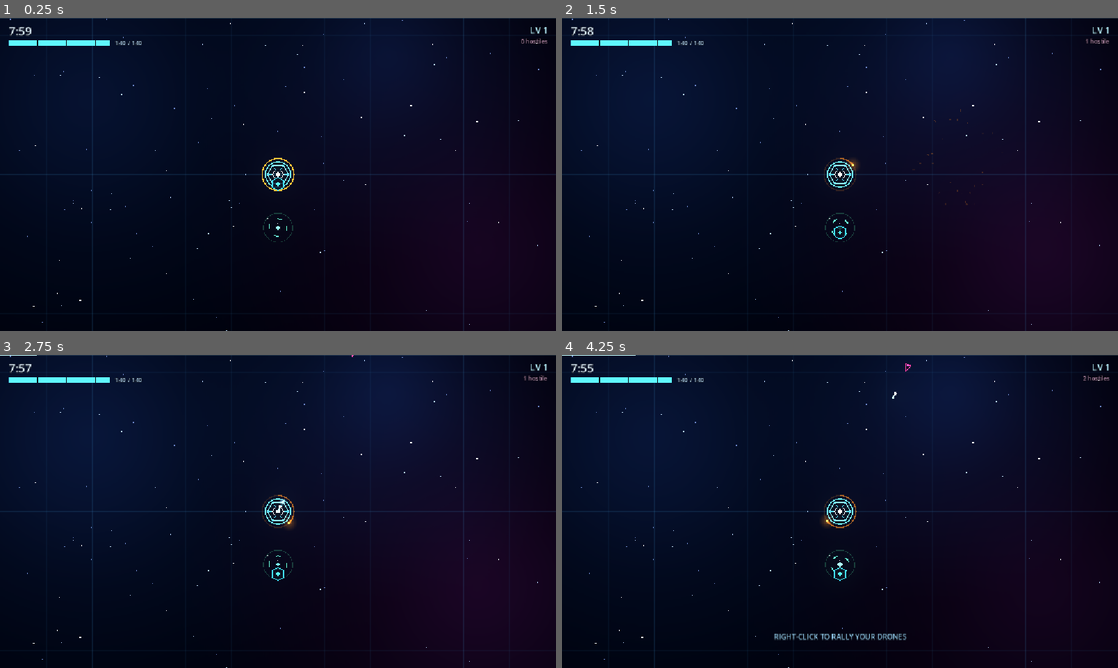
Above: before the commit, frames 1-4 (two rows, left to right).
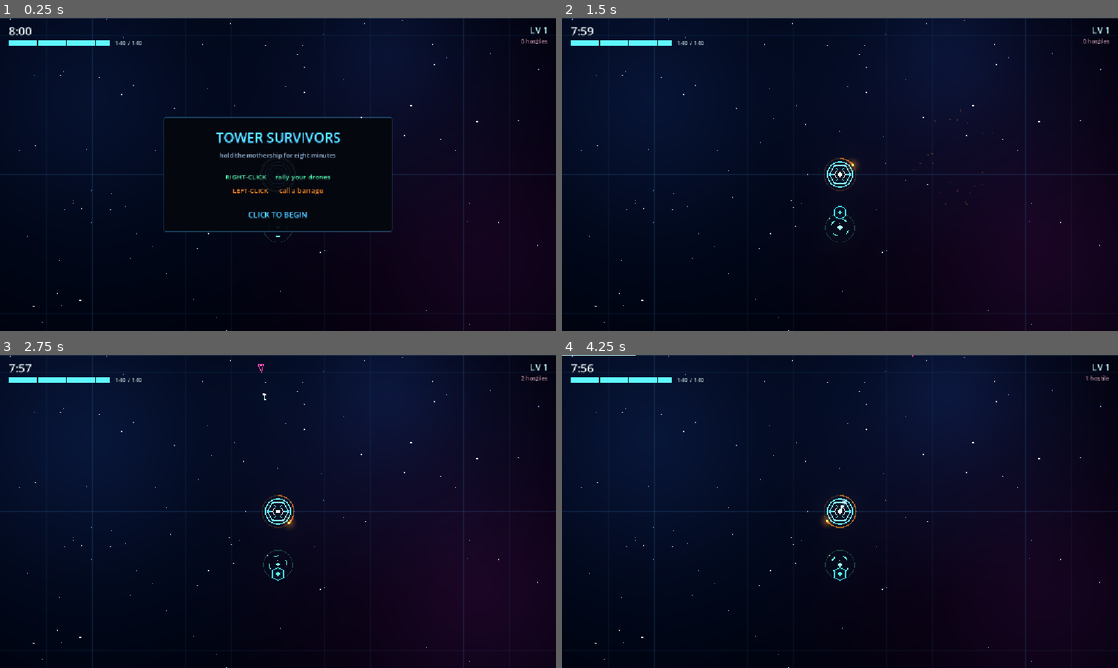
Above: after the commit, the same moments.

Repository: tapiokdev/squadron-concept-game
Game: Godot game, scene res://main.tscn
Two runs of this game, one before a commit and one after it. Both use one fixed random seed, a clock stepped at 60 frames per second and the inputs below.
Inputs (mouse positions are in pixels of both pictures, inside the frame that each line leads up to):
- Up to frame 1 (0.25 s): no input
- Up to frame 2 (1.5 s): tap Enter at 0.5 s; move the mouse to (962, 158) at 0.52 s; click (962, 158) at 0.67 s; drag from (728, 190) to (812, 237) at 1.27 s
- Up to frame 3 (2.75 s): move the mouse to (333, 442) at 2.02 s; click (333, 442) at 2.17 s
- Up to frame 4 (4.25 s): drag from (812, 574) to (673, 464) at 2.77 s; move the mouse to (1006, 558) at 3.52 s; click (1006, 558) at 3.67 s

The runs differ from the first frame. In frame 1, 2.6% of the frame differs, in the area x 1-71%, y 2-70%; in frame 2, 0.1%; in frame 3, 0.1%; in frame 4, 0.4%.

Commit message:
Gate the run behind a click, and let a finished run start another
Three pieces of shell the web build needs before it is worth looking at.

A click-to-begin screen, which exists for the browser rather than for
ceremony: a page will not start an audio context until it has had a real
user gesture, and the canvas does not take mouse or keyboard focus until it
is clicked. Without it the first run opens silent and unfocused — the whole
SFX pass hidden behind something that reads as "no sound". The gate is the
paused tree rather than a flag, so nothing in the run has ticked when the
player finally clicks and the timer starts at a genuine zero however long
the page sat there. It doubles as the one place the controls are stated
outright, rather than taught one at a time by the in-run prompts.

It listens on _input and marks the event handled, because the barrage also
listens for a left click and sibling input order is not worth relying on —
otherwise the click that starts the run immediately spends it. Verified:
after starting, has_cast is still false.

A restart, by reloading the scene rather than unpicking state by hand.
Everything in a run lives on these nodes, and the three static singletons
each clear themselves only if they are still the current one, so the
handover is clean — confirmed all three still resolve after a reload. The
prompt arms on a timer, because a run ends mid-fight and the click that
killed the last hostile should not take the result screen with it. The
squad's and barrage's input is switched off at the same moment so the
restarting click cannot also call a barrage over the wreck.

And the debug print at the end of a run is gone.

One thing found while testing: a run ending while the level-up screen was
open left the result buried under a choice that no longer applied, with the
tree paused behind a dead tower. The screen pauses the tree, so nothing in
normal play can reach it — but it is one call to make safe, so LevelUpScreen
grew a dismiss() and _end_run uses it.

Co-Authored-By: Claude Opus 5 <noreply@anthropic.com>

Diff:
--- a/main.tscn
+++ b/main.tscn
@@ -16,6 +16,7 @@
 [ext_resource type="Script" uid="uid://qhrd1qio6xrm" path="res://scripts/fx/fx_layer.gd" id="13_w48qg"]
 [ext_resource type="Script" uid="uid://cmlyvg1boj2c4" path="res://scripts/fx/game_camera.gd" id="14_vivmo"]
 [ext_resource type="Script" uid="uid://bfc782dtykup5" path="res://scripts/fx/sfx.gd" id="16_2cqfq"]
+[ext_resource type="Script" uid="uid://cnojmx6kwstgs" path="res://scripts/start_screen.gd" id="17_yaehf"]
 
 [node name="Main" type="Node2D" unique_id=2138863706]
 script = ExtResource("1_0xm2m")
@@ -64,3 +65,6 @@
 
 [node name="Sfx" type="Node" parent="." unique_id=908569530]
 script = ExtResource("16_2cqfq")
+
+[node name="StartScreen" type="CanvasLayer" parent="." unique_id=2085837171]
+script = ExtResource("17_yaehf")
--- a/scripts/level_up_screen.gd
+++ b/scripts/level_up_screen.gd
@@ -212,7 +212,14 @@
 
 func _on_pick(opt: Dictionary) -> void:
 	opt.apply.call()
+	dismiss()
+	choice_made.emit()
+
+## Close without taking anything. Picking is the normal way out, but a run
+## that ends while this is open would otherwise leave the result banner
+## buried under a choice that no longer matters, and the tree paused behind
+## a dead tower.
+func dismiss() -> void:
 	set_process(false)
 	visible = false
 	get_tree().paused = false
-	choice_made.emit()
--- a/scripts/main.gd
+++ b/scripts/main.gd
@@ -16,6 +16,11 @@
 ## regardless. This exists only so a shipped build cannot hang on one
 ## straggler that somehow never arrives.
 const MOP_UP_TIMEOUT := 60.0
+## Beat between the result appearing and the restart accepting input. A run
+## ends in the middle of a fight the player is still clicking through, and
+## without this the click that killed the last hostile takes the result
+## screen with it.
+const RESTART_ARM_DELAY := 0.9
 
 @onready var enemy_pool: EnemyPool = $EnemyPool
 @onready var projectile_pool: ProjectilePool = $ProjectilePool
@@ -37,6 +42,7 @@
 ## thirty seconds are the run's climax rather than a lap of honour.
 var mopping_up := false
 var _mop_up_left := 0.0
+var _restart_armed := false
 
 ## XP curve tuned so a meaningful build (both drone types, stacking,
 ## 1-2 weapon upgrades) is assembled by the ~min 5 elite. Tune freely.
@@ -69,6 +75,11 @@
 	# Free starting drone so the rally-point mechanic is engaged
 	# immediately (brief: first offer drone-only OR free start).
 	squad.try_add_drone(BASTION)
+	# Prime the readout. The start screen pauses the tree before any of this
+	# runs, so without one push the panel sits over an empty bar frame with
+	# no timer and no numbers.
+	hud.update_run(run_duration, tower.hp, tower.max_hp,
+		level, xp, xp_to_next(), 0)
 
 func _process(delta: float) -> void:
 	if run_over:
@@ -158,6 +169,11 @@
 	mopping_up = false
 	spawner.active = false
 	hud.hide_hint()
+	# The level-up screen pauses the tree, so a run cannot normally end while
+	# it is open — but if one ever did, the result would sit buried under a
+	# choice that no longer applies, with the tree paused behind a dead tower.
+	if level_up_screen.visible:
+		level_up_screen.dismiss()
 	var survived := int(elapsed)
 	var total := int(run_duration)
 	# _process bails once the run is over, so push the final numbers in
@@ -172,4 +188,29 @@
 		hud.show_result("MOTHERSHIP DESTROYED\nsurvived %d:%02d of %d:%02d" % [
 			survived / 60, survived % 60, total / 60, total % 60,
 		])
-	print("[run] over — %s at %ds" % ["won" if won else "lost", survived])
+	# The run's own input is spent. Left alone, the click that restarts would
+	# also call a barrage over the wreck on its way out.
+	squad.set_process_unhandled_input(false)
+	barrage.set_process_unhandled_input(false)
+	get_tree().create_timer(RESTART_ARM_DELAY).timeout.connect(
+			func() -> void:
+				_restart_armed = true
+				hud.show_hint("CLICK TO PLAY AGAIN"))
+
+## Reloading the scene rather than resetting state by hand: everything in a
+## run lives on these nodes, and the three static singletons (Sfx, FxLayer,
+## GameCamera) each clear themselves only if they are still the current one,
+## so a reload hands over cleanly.
+func _unhandled_input(event: InputEvent) -> void:
+	if not _restart_armed:
+		return
+	var go: bool = event is InputEventMouseButton and event.pressed
+	if event is InputEventKey and event.pressed and not event.echo:
+		go = true
+	if not go:
+		return
+	_restart_armed = false
+	# A level-up screen open at the final frame would otherwise hand the new
+	# run a paused tree.
+	get_tree().paused = false
+	get_tree().reload_current_scene()
--- /dev/null
+++ b/scripts/start_screen.gd
@@ -0,0 +1,111 @@
+class_name StartScreen
+extends CanvasLayer
+
+## Click-to-begin gate.
+##
+## This exists for the web build rather than for ceremony. A browser will
+## not start an audio context until the page has had a real user gesture,
+## and the canvas does not take mouse or keyboard focus until it is clicked
+## — so without this the first run opens silent and unfocused, which would
+## hide the entire SFX pass behind a bug that looks like "no sound".
+##
+## It doubles as the one place the controls are stated outright. The in-run
+## prompts teach the same two buttons, but they arrive one at a time and
+## only for a player who has not already acted; this is the version you can
+## read before anything is shooting at you.
+##
+## The gate is the paused tree, not a flag: pausing in _ready means nothing
+## in the run has ticked when the player finally clicks, so the timer starts
+## at a genuine zero however long the page sat there.
+
+const PANEL_WIDTH := 430
+const PROMPT_RATE := 2.4
+
+var _prompt: Label
+var _phase := 0.0
+
+func _ready() -> void:
+	process_mode = Node.PROCESS_MODE_ALWAYS
+	layer = 20
+
+	var root := Control.new()
+	root.set_anchors_and_offsets_preset(Control.PRESET_FULL_RECT)
+	root.mouse_filter = Control.MOUSE_FILTER_IGNORE
+	add_child(root)
+
+	var center := CenterContainer.new()
+	center.set_anchors_and_offsets_preset(Control.PRESET_FULL_RECT)
+	center.mouse_filter = Control.MOUSE_FILTER_IGNORE
+	root.add_child(center)
+
+	var panel := PanelContainer.new()
+	panel.mouse_filter = Control.MOUSE_FILTER_IGNORE
+	panel.add_theme_stylebox_override("panel", _panel_style())
+	center.add_child(panel)
+
+	var box := VBoxContainer.new()
+	box.add_theme_constant_override("separation", 8)
+	box.custom_minimum_size = Vector2(PANEL_WIDTH, 0)
+	box.mouse_filter = Control.MOUSE_FILTER_IGNORE
+	panel.add_child(box)
+
+	_add(box, "TOWER SURVIVORS", 28, Palette.neon(Palette.TOWER, 1.2))
+	_add(box, "hold the mothership for eight minutes", 13,
+		Color(0.62, 0.76, 0.90))
+	_spacer(box, 10)
+	_add(box, "RIGHT-CLICK     rally your drones", 14, Palette.neon(Palette.COMMAND, 1.0))
+	_add(box, "LEFT-CLICK      call a barrage", 14, Palette.neon(Palette.BARRAGE, 1.0))
+	_spacer(box, 12)
+	_prompt = _add(box, "CLICK TO BEGIN", 16, Palette.neon(Palette.TOWER, 1.3))
+
+	get_tree().paused = true
+
+func _process(delta: float) -> void:
+	# The prompt breathes so a page that has been sitting open still reads as
+	# waiting for the player rather than as finished loading.
+	_phase += delta * PROMPT_RATE
+	_prompt.modulate.a = 0.55 + 0.45 * (0.5 + 0.5 * sin(_phase))
+
+## _input rather than _unhandled_input, and marked handled: the barrage also
+## listens for a left click, and input order between siblings is not worth
+## relying on. Without this the click that starts the run also spends it.
+func _input(event: InputEvent) -> void:
+	if not visible:
+		return
+	var go: bool = event is InputEventMouseButton and event.pressed
+	if event is InputEventKey and event.pressed and not event.echo:
+		go = true
+	if not go:
+		return
+	visible = false
+	set_process(false)
+	get_tree().paused = false
+	get_viewport().set_input_as_handled()
+
+func _add(box: VBoxContainer, text: String, size: int, color: Color) -> Label:
+	var label := Label.new()
+	label.text = text
+	label.horizontal_alignment = HORIZONTAL_ALIGNMENT_CENTER
+	label.add_theme_font_size_override("font_size", size)
+	label.add_theme_color_override("font_color", color)
+	label.mouse_filter = Control.MOUSE_FILTER_IGNORE
+	box.add_child(label)
+	return label
+
+func _spacer(box: VBoxContainer, height: int) -> void:
+	var gap := Control.new()
+	gap.custom_minimum_size = Vector2(0, height)
+	gap.mouse_filter = Control.MOUSE_FILTER_IGNORE
+	box.add_child(gap)
+
+func _panel_style() -> StyleBoxFlat:
+	var style := StyleBoxFlat.new()
+	style.bg_color = Color(0.02, 0.028, 0.055, 0.96)
+	style.border_color = Palette.fade(Palette.TOWER, 0.55)
+	style.set_border_width_all(1)
+	style.set_corner_radius_all(3)
+	style.content_margin_left = 22
+	style.content_margin_right = 22
+	style.content_margin_top = 22
+	style.content_margin_bottom = 24
+	return style
Not shown, added: scripts/start_screen.gd.uid
